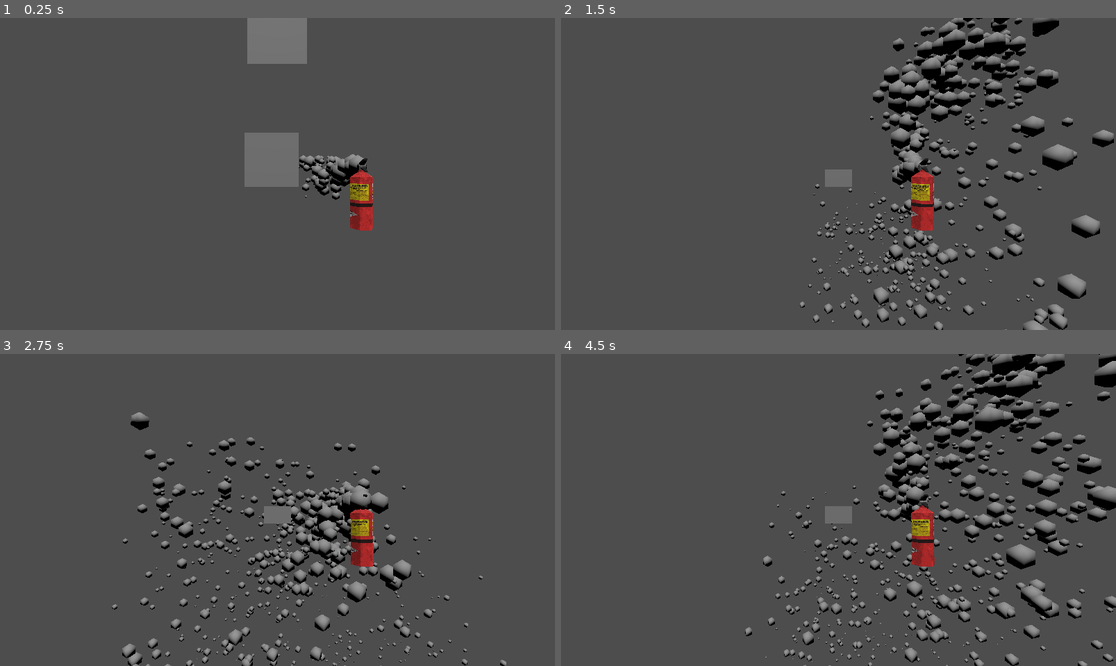
Above: before the commit, frames 1-4 (two rows, left to right).
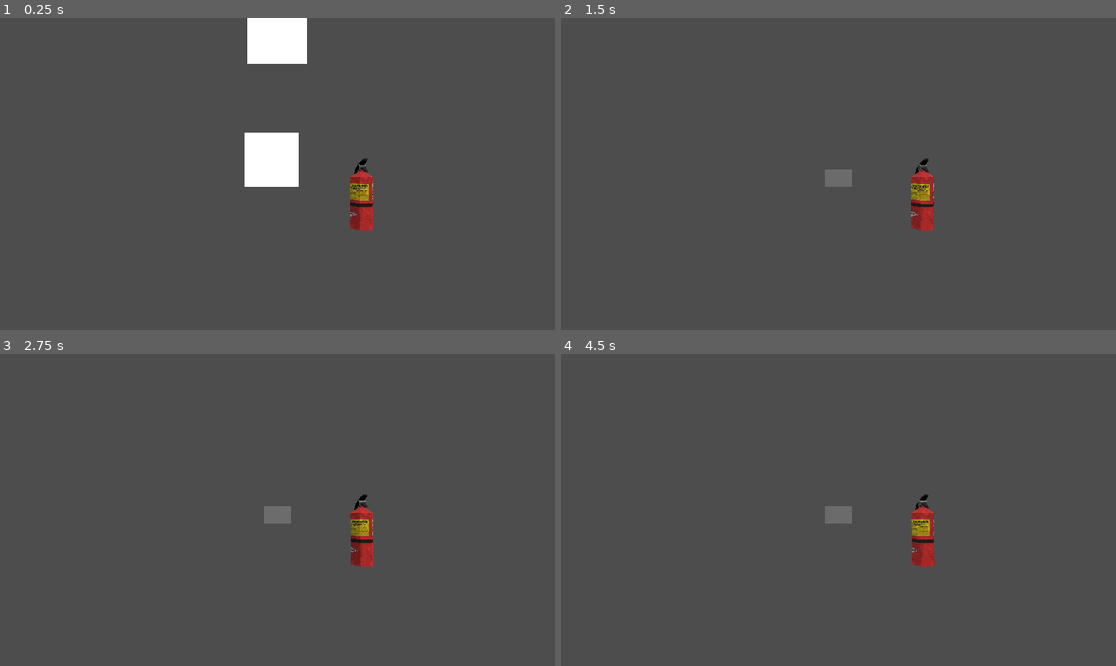
Above: after the commit, the same moments.

Repository: Software-Praktikum-25-26/Brandschutzunterweisung
Game: Godot game, scene res://main.tscn
Same seed, same stepped clock (60 frames per second), same inputs: the game is played once before the commit and once after it.
Inputs (mouse positions are in pixels of both pictures, inside the frame that each line leads up to):
- Up to frame 1 (0.25 s): no input
- Up to frame 2 (1.5 s): move the mouse to (866, 174) at 0.52 s; press the mouse at (866, 174) at 0.53 s; hold W (move_forward) from 0.53 s (still down); tap Space (jump) at 0.77 s; move the mouse to (810, 174) at 1.27 s; release the mouse at (810, 174) at 1.28 s; click (810, 174) at 1.35 s
- Up to frame 3 (2.75 s): keep holding W (move_forward); tap Space (jump) at 1.52 s; move the mouse to (288, 503) at 2.02 s; press the mouse at (288, 503) at 2.03 s
- Up to frame 4 (4.5 s): keep holding W (move_forward); move the mouse to (832, 516) at 2.77 s; release the mouse at (832, 516) at 2.78 s; click (832, 516) at 2.85 s; tap Space (jump) at 3.02, 3.77 s; move the mouse to (877, 513) at 3.52 s; press the mouse at (877, 513) at 3.53 s; move the mouse to (794, 506) at 4.27 s; release the mouse at (794, 506) at 4.28 s; click (794, 506) at 4.35 s

The runs differ from the first frame. In frame 1, 4.1% of the frame differs, in the area x 44-67%, y 0-59%; in frame 2, 10%; in frame 3, 7.3%; in frame 4, 13%, in the area x 33-100%, y 0-100%.

Commit message:
Added Feuerlöscher toggle

Diff:
--- /dev/null
+++ b/Scenes/fire_extinguisher.gd
@@ -0,0 +1,9 @@
+extends Node3D
+
+
+
+func _unhandled_input(event: InputEvent) -> void:
+	if event.is_action_pressed("left_mouse_button"):
+		$GPUParticles3D.emitting = true
+	if event.is_action_released("left_mouse_button"):
+		$GPUParticles3D.emitting = false
--- a/main.tscn
+++ b/main.tscn
@@ -1,7 +1,8 @@
-[gd_scene load_steps=8 format=3 uid="uid://eixniw5gwddg"]
+[gd_scene load_steps=10 format=3 uid="uid://eixniw5gwddg"]
 
 [ext_resource type="PackedScene" uid="uid://j7itnx6mse0y" path="res://Scenes/Player.tscn" id="1_ig7tw"]
 [ext_resource type="PackedScene" uid="uid://c31l17jkx8ij5" path="res://Scenes/fire_extinguisher.tscn" id="2_0xm2m"]
+[ext_resource type="Script" uid="uid://cnfpdsmvjdvby" path="res://Scenes/fire_extinguisher.gd" id="3_h2yge"]
 
 [sub_resource type="ParticleProcessMaterial" id="ParticleProcessMaterial_0xm2m"]
 lifetime_randomness = 0.3
@@ -29,9 +30,12 @@
 spread = 10.0
 initial_velocity_min = 10.0
 initial_velocity_max = 20.0
-color = Color(0.862745, 0.0117647, 0.0431373, 1)
+
+[sub_resource type="StandardMaterial3D" id="StandardMaterial3D_h2yge"]
+shading_mode = 0
 
 [sub_resource type="QuadMesh" id="QuadMesh_1bvp3"]
+material = SubResource("StandardMaterial3D_h2yge")
 
 [node name="Node3D" type="Node3D"]
 
@@ -45,11 +49,16 @@
 
 [node name="feuerloescher" parent="Player" instance=ExtResource("2_0xm2m")]
 transform = Transform3D(1, 0, 0, 0, 1, 0, 0, 0, 1, 1.655, -0.56, 0)
+script = ExtResource("3_h2yge")
 
 [node name="GPUParticles3D" type="GPUParticles3D" parent="Player/feuerloescher"]
 transform = Transform3D(1, 0, 0, 0, 1, 0, 0, 0, 1, -0.0103834, 1.21744, -0.00327396)
+visible = false
 amount = 4000
+amount_ratio = 0.5
 lifetime = 10.0
+use_fixed_seed = true
+seed = 1
 process_material = SubResource("ParticleProcessMaterial_0xm2m")
 draw_pass_1 = SubResource("SphereMesh_0xm2m")
 
--- a/project.godot
+++ b/project.godot
@@ -42,6 +42,11 @@
 "events": [Object(InputEventKey,"resource_local_to_scene":false,"resource_name":"","device":-1,"window_id":0,"alt_press …(191 unchanged characters)…
 ]
 }
+left_mouse_button={
+"deadzone": 0.2,
+"events": [Object(InputEventMouseButton,"resource_local_to_scene":false,"resource_name":"","device":-1,"window_id":0,"alt_pressed":false,"shift_pressed":false,"ctrl_pressed":false,"meta_pressed":false,"button_mask":1,"position":Vector2(232, 6),"global_position":Vector2(241, 54),"factor":1.0,"button_index":1,"canceled":false,"pressed":true,"double_click":false,"script":null)
+]
+}
 
 [rendering]
 
Not shown, added: Scenes/fire_extinguisher.gd.uid
